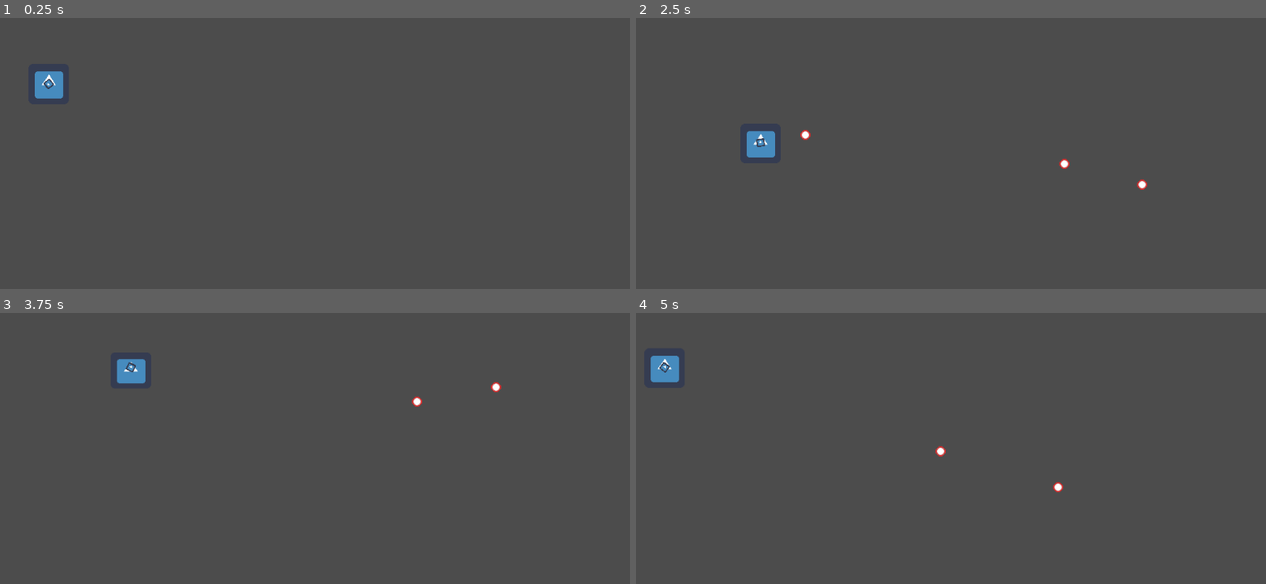
Above: before the commit, frames 1-4 (two rows, left to right).
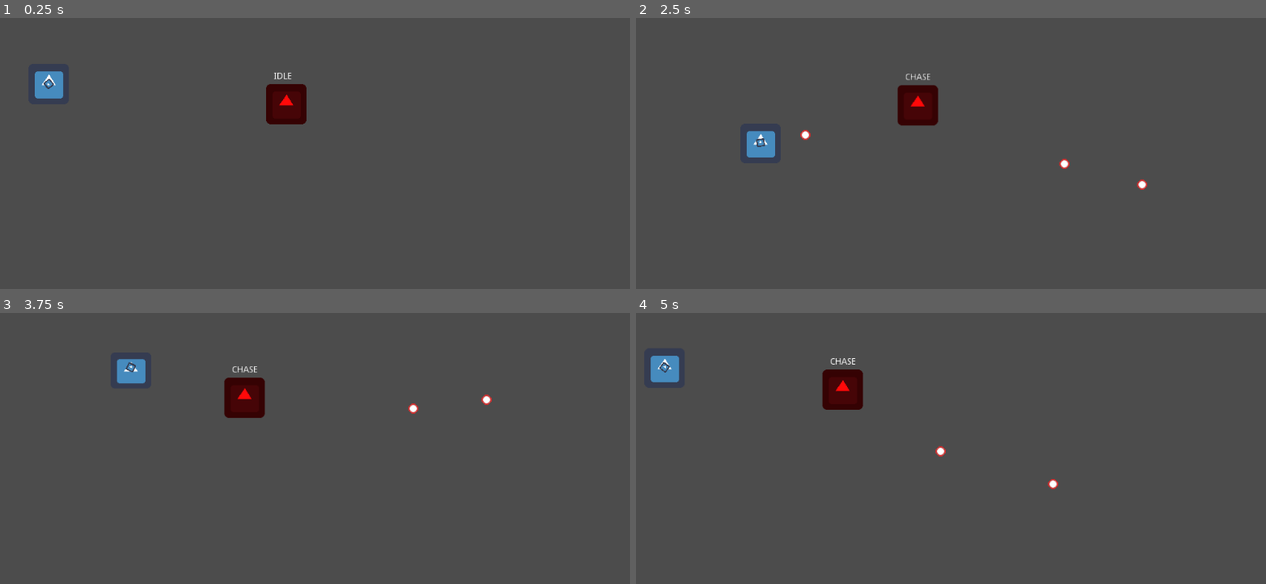
Above: after the commit, the same moments.

Repository: fralcalde/Game
Game: Godot game, scene res://Scenes/Test.tscn
The game is run twice, just before and just after one commit, with the same random seed, the same clock (stepped at 60 frames per second) and the same inputs. The project has no main scene, so this scene is started directly. The engine's default icon, where the game draws it, is replaced by a stand-in: a white triangle on a blue panel in a dark square.
Inputs (mouse positions are in pixels of both pictures, inside the frame that each line leads up to):
- Up to frame 1 (0.25 s): no input
- Up to frame 2 (2.5 s): tap Enter at 0.5 s; move the mouse to (1083, 172) at 0.52 s; press the mouse at (1083, 172) at 0.53 s; hold D (right) 0.53-1.28 s; move the mouse to (812, 210) at 1.27 s; release the mouse at (812, 210) at 1.28 s; hold S (down) 1.28-2.03 s; tap Space (dash) at 1.35 s; move the mouse to (1007, 110) at 2.02 s; press the mouse at (1007, 110) at 2.03 s; hold D (right) from 2.03 s (still down)
- Up to frame 3 (3.75 s): move the mouse to (277, 562) at 2.77 s; release D (right) at 2.78 s; release the mouse at (277, 562) at 2.78 s; hold W (up) 2.78-3.53 s; tap Space (dash) at 2.85 s; move the mouse to (497, 543) at 3.52 s; press the mouse at (497, 543) at 3.53 s; hold A (left) from 3.53 s (still down)
- Up to frame 4 (5 s): keep holding A (left); move the mouse to (749, 429) at 4.27 s; release the mouse at (749, 429) at 4.28 s; tap Space (dash) at 4.35 s

The runs differ from the first frame. In frame 1, 1.0% of the frame differs, in the area x 42-49%, y 20-40%; in frame 2, 1.0%; in frame 3, 1.2%, in the area x 35-80%, y 19-39%; in frame 4, 1.1%.

Commit message:
Added zombie NPC Scene

Diff:
--- /dev/null
+++ b/Scenes/NPC/Zombie/Zombie.gd
@@ -0,0 +1,34 @@
+extends KinematicBody2D
+
+export var max_health : int = 100
+export var speed : int = 50
+
+
+var health : int
+var velocity = Vector2.ZERO
+var enemy = null
+onready var state_machine = $StateMachine.get("parameters/playback")
+
+
+func _ready():
+	health = max_health
+
+
+func _physics_process(delta):
+	var current_state = state_machine.get_current_node()
+
+	if current_state == "CHASE":
+		velocity = position.direction_to(enemy.position) * speed
+		velocity = move_and_slide(velocity)
+
+
+func _on_DetectionArea_body_entered(body):
+	if body is Player:
+		enemy = body
+		state_machine.travel("CHASE")
+
+
+
+func _on_DetectionArea_body_exited(body):
+	if body == enemy:
+		state_machine.travel("IDLE")
--- /dev/null
+++ b/Scenes/NPC/Zombie/Zombie.tscn
@@ -0,0 +1,178 @@
+[gd_scene load_steps=21 format=2]
+
+[ext_resource path="res://icon.png" type="Texture" id=1]
+[ext_resource path="res://Scenes/NPC/Zombie/Zombie.gd" type="Script" id=2]
+
+[sub_resource type="Animation" id=1]
+resource_name = "ATTACK"
+tracks/0/type = "value"
+tracks/0/path = NodePath("State:text")
+tracks/0/interp = 1
+tracks/0/loop_wrap = true
+tracks/0/imported = false
+tracks/0/enabled = true
+tracks/0/keys = {
+"times": PoolRealArray( 0 ),
+"transitions": PoolRealArray( 1 ),
+"update": 1,
+"values": [ "ATTACK" ]
+}
+tracks/1/type = "value"
+tracks/1/path = NodePath("Sprite:modulate")
+tracks/1/interp = 1
+tracks/1/loop_wrap = true
+tracks/1/imported = false
+tracks/1/enabled = true
+tracks/1/keys = {
+"times": PoolRealArray( 0, 1 ),
+"transitions": PoolRealArray( 0.25, 1 ),
+"update": 0,
+"values": [ Color( 1, 0.0392157, 0.0392157, 1 ), Color( 0.580392, 0.184314, 0.184314, 1 ) ]
+}
+
+[sub_resource type="Animation" id=2]
+resource_name = "CHASE"
+loop = true
+tracks/0/type = "value"
+tracks/0/path = NodePath("State:text")
+tracks/0/interp = 1
+tracks/0/loop_wrap = true
+tracks/0/imported = false
+tracks/0/enabled = true
+tracks/0/keys = {
+"times": PoolRealArray( 0 ),
+"transitions": PoolRealArray( 1 ),
+"update": 1,
+"values": [ "CHASE" ]
+}
+
+[sub_resource type="Animation" id=3]
+resource_name = "DIE"
+tracks/0/type = "value"
+tracks/0/path = NodePath("State:text")
+tracks/0/interp = 1
+tracks/0/loop_wrap = true
+tracks/0/imported = false
+tracks/0/enabled = true
+tracks/0/keys = {
+"times": PoolRealArray( 0 ),
+"transitions": PoolRealArray( 1 ),
+"update": 1,
+"values": [ "DED" ]
+}
+tracks/1/type = "value"
+tracks/1/path = NodePath("Sprite:modulate")
+tracks/1/interp = 1
+tracks/1/loop_wrap = true
+tracks/1/imported = false
+tracks/1/enabled = true
+tracks/1/keys = {
+"times": PoolRealArray( 0, 1 ),
+"transitions": PoolRealArray( 1, 1 ),
+"update": 0,
+"values": [ Color( 0.580392, 0.184314, 0.184314, 1 ), Color( 0, 0, 0, 1 ) ]
+}
+
+[sub_resource type="Animation" id=4]
+resource_name = "IDLE"
+loop = true
+tracks/0/type = "value"
+tracks/0/path = NodePath("State:text")
+tracks/0/interp = 1
+tracks/0/loop_wrap = true
+tracks/0/imported = false
+tracks/0/enabled = true
+tracks/0/keys = {
+"times": PoolRealArray( 0 ),
+"transitions": PoolRealArray( 1 ),
+"update": 1,
+"values": [ "IDLE" ]
+}
+
+[sub_resource type="AnimationNodeAnimation" id=5]
+animation = "ATTACK"
+
+[sub_resource type="AnimationNodeAnimation" id=6]
+animation = "CHASE"
+
+[sub_resource type="AnimationNodeAnimation" id=7]
+animation = "DIE"
+
+[sub_resource type="AnimationNodeAnimation" id=8]
+animation = "IDLE"
+
+[sub_resource type="AnimationNodeStateMachineTransition" id=9]
+
+[sub_resource type="AnimationNodeStateMachineTransition" id=10]
+
+[sub_resource type="AnimationNodeStateMachineTransition" id=11]
+
+[sub_resource type="AnimationNodeStateMachineTransition" id=12]
+
+[sub_resource type="AnimationNodeStateMachineTransition" id=13]
+
+[sub_resource type="AnimationNodeStateMachineTransition" id=14]
+switch_mode = 2
+auto_advance = true
+
+[sub_resource type="AnimationNodeStateMachine" id=15]
+states/ATTACK/node = SubResource( 5 )
+states/ATTACK/position = Vector2( 427, 233 )
+states/CHASE/node = SubResource( 6 )
+states/CHASE/position = Vector2( 427, 109 )
+states/DIE/node = SubResource( 7 )
+states/DIE/position = Vector2( 237, -16 )
+states/IDLE/node = SubResource( 8 )
+states/IDLE/position = Vector2( 237, 109 )
+transitions = [ "IDLE", "CHASE", SubResource( 9 ), "CHASE", "IDLE", SubResource( 10 ), "IDLE", "DIE", SubResource( 11 ), "CHASE", "DIE", SubResource( 12 ), "CHASE", "ATTACK", SubResource( 13 ), "ATTACK", "IDLE", SubResource( 14 ) ]
+start_node = "IDLE"
+end_node = "DIE"
+graph_offset = Vector2( -15, -94 )
+
+[sub_resource type="AnimationNodeStateMachinePlayback" id=16]
+
+[sub_resource type="CircleShape2D" id=17]
+radius = 30.7746
+
+[sub_resource type="CircleShape2D" id=18]
+radius = 250.11
+
+[node name="Zombie" type="KinematicBody2D"]
+script = ExtResource( 2 )
+
+[node name="Sprite" type="Sprite" parent="."]
+modulate = Color( 1, 0.0392157, 0.0392157, 1 )
+texture = ExtResource( 1 )
+
+[node name="AnimationPlayer" type="AnimationPlayer" parent="."]
+anims/ATTACK = SubResource( 1 )
+anims/CHASE = SubResource( 2 )
+anims/DIE = SubResource( 3 )
+anims/IDLE = SubResource( 4 )
+
+[node name="StateMachine" type="AnimationTree" parent="."]
+tree_root = SubResource( 15 )
+anim_player = NodePath("../AnimationPlayer")
+active = true
+parameters/playback = SubResource( 16 )
+
+[node name="State" type="Label" parent="."]
+margin_left = -20.1815
+margin_top = -51.2946
+margin_right = 19.8185
+margin_bottom = -37.2946
+text = "IDLE"
+__meta__ = {
+"_edit_use_anchors_": false
+}
+
+[node name="CollisionShape2D" type="CollisionShape2D" parent="."]
+shape = SubResource( 17 )
+
+[node name="DetectionArea" type="Area2D" parent="."]
+
+[node name="CollisionShape2D" type="CollisionShape2D" parent="DetectionArea"]
+shape = SubResource( 18 )
+
+[connection signal="body_entered" from="DetectionArea" to="." method="_on_DetectionArea_body_entered"]
+[connection signal="body_exited" from="DetectionArea" to="." method="_on_DetectionArea_body_exited"]
--- a/Scenes/Test.tscn
+++ b/Scenes/Test.tscn
@@ -1,7 +1,8 @@
-[gd_scene load_steps=3 format=2]
+[gd_scene load_steps=4 format=2]
 
 [ext_resource path="res://Scenes/Player/Player.tscn" type="PackedScene" id=1]
 [ext_resource path="res://Scenes/Floor.tscn" type="PackedScene" id=2]
+[ext_resource path="res://Scenes/NPC/Zombie/Zombie.tscn" type="PackedScene" id=3]
 
 [node name="World" type="Node2D"]
 
@@ -16,3 +17,6 @@
 
 [node name="Player" parent="." instance=ExtResource( 1 )]
 position = Vector2( 104, 128 )
+
+[node name="Zombie" parent="." instance=ExtResource( 3 )]
+position = Vector2( 480, 160 )
